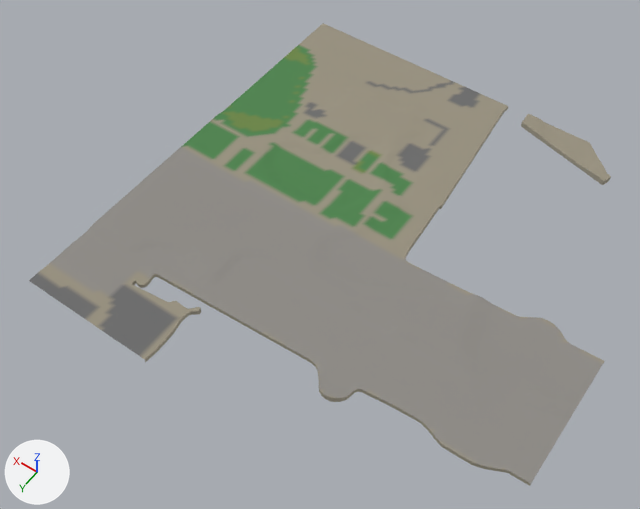
Renders of the glTF model gibraltar/data/build/tiles/T_W1_N4/terrain.glb from each side of a commit.
Both versions are drawn from a 50 mm lens placed at (-35.0, 756.0, 709.0), pointed at (292.0, 297.0, -11.0). Every picture has the same lights, and +X, +Y and +Z are marked at lower left. The older version comes first. Vertices at exactly the same position are counted once.

The first picture shows 'T_W1_N4_terrain'.
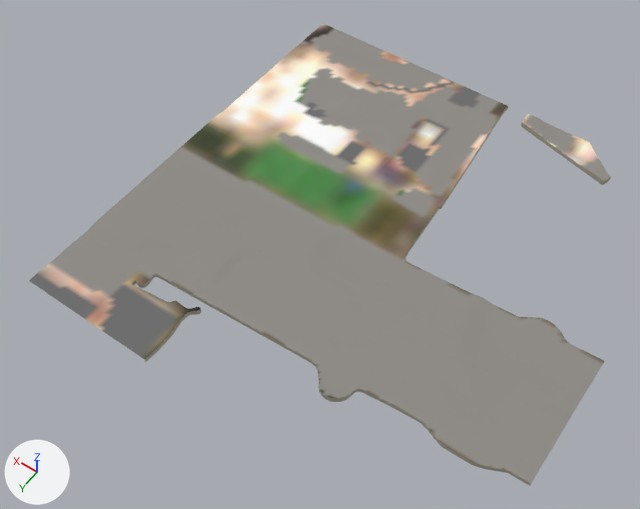
The change, as a diff of the scene's bpy script:
```diff
--- a/gibraltar/data/build/tiles/T_W1_N4/terrain.glb.py
+++ b/gibraltar/data/build/tiles/T_W1_N4/terrain.glb.py
@@ me_t_w1_n4_terrain @@
 me_t_w1_n4_terrain.from_pydata(...)  # 7855 vertices, 14380 faces; spans x 0.0..500.0, y 0.0..500.0, z -4.0..3.0
 # used by ob_t_w1_n4_terrain; location = (0.0, 0.0, 0.0)
+# me_t_w1_n4_terrain part 1: 6962 faces centred in x 0.0..498.0, y 0.0..499.0, z 1.0..3.0 are repainted in the vertex colours, in many colours
 me_t_w1_n4_terrain.materials.append(mat_m_terrain)
```

What differs and where, as boxes [x1, y1, x2, y2] in the pictures (640 x 509 px):
part 1 of me_t_w1_n4_terrain, recoloured
    both: [38, 23, 604, 470]
